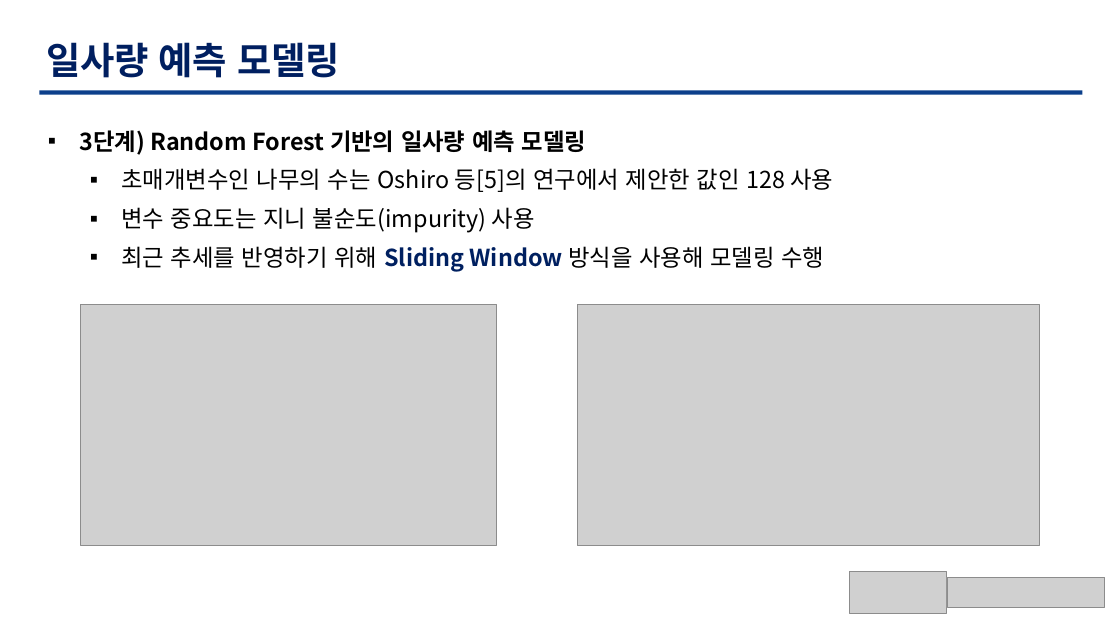
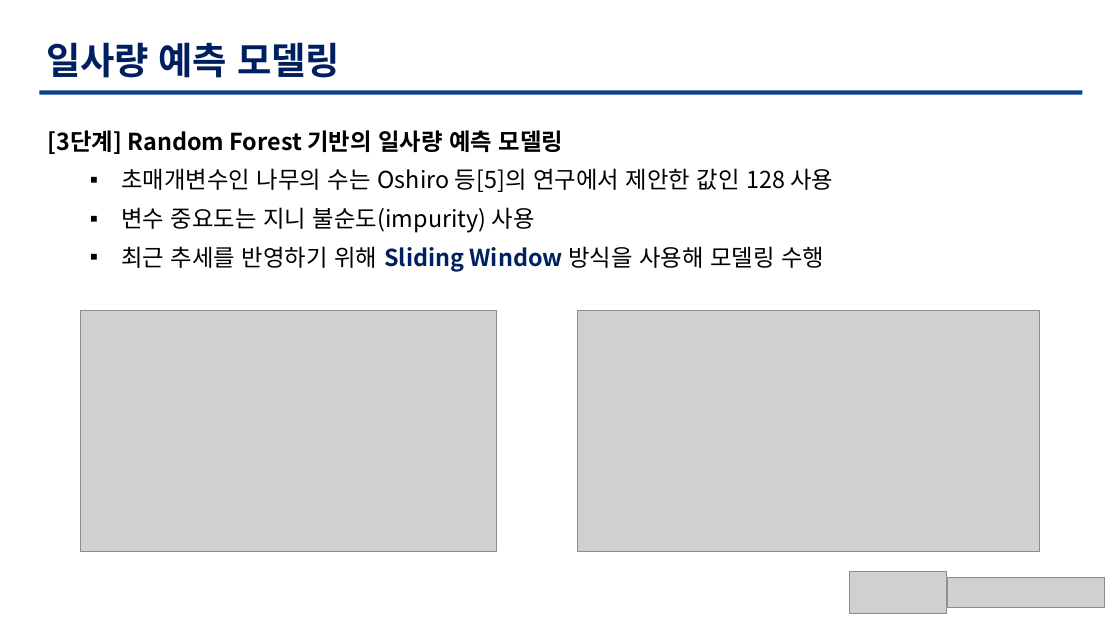
Before and after one commit to TaegyuHan/Solar_radiation_prediction_model, a slide deck: slide 12 of KICS_PT/[KICS] 모델 poster.pptx (slide 11 before the commit). Drawn at 1120x630 pixels with LibreOffice and Linux fonts; fonts in the diff are those of the drawing; grey boxes stand for pictures. Boxes give left, top, right and bottom in pixels: in the first picture for what was removed or moved away, otherwise in the second. Text is boxed around its words. In the diff, an @@ line names an element or a change of style, - is before the commit and + after.

```diff
--- a/KICS_PT/[KICS] 모델 poster.pptx
+++ b/KICS_PT/[KICS] 모델 poster.pptx
@@ text at box(48, 130, 563, 154): text changed @@
-▪ 3단계) Random Forest 기반의 일사량 예측 모델링
+[3단계] Random Forest 기반의 일사량 예측 모델링
@@ picture: place and size @@
-picture at box(81, 304, 497, 545)
+picture at box(81, 311, 497, 552)
@@ picture: place and size @@
-picture at box(578, 304, 1039, 545)
+picture at box(578, 311, 1039, 552)
```
Also in this commit, not shown: 10 other slides changed, 1 slide added.
